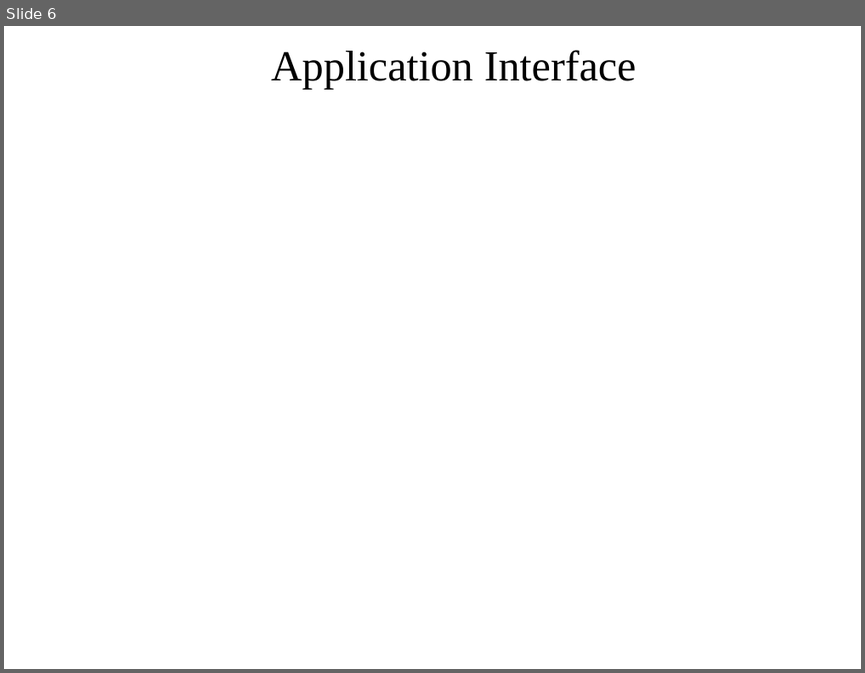
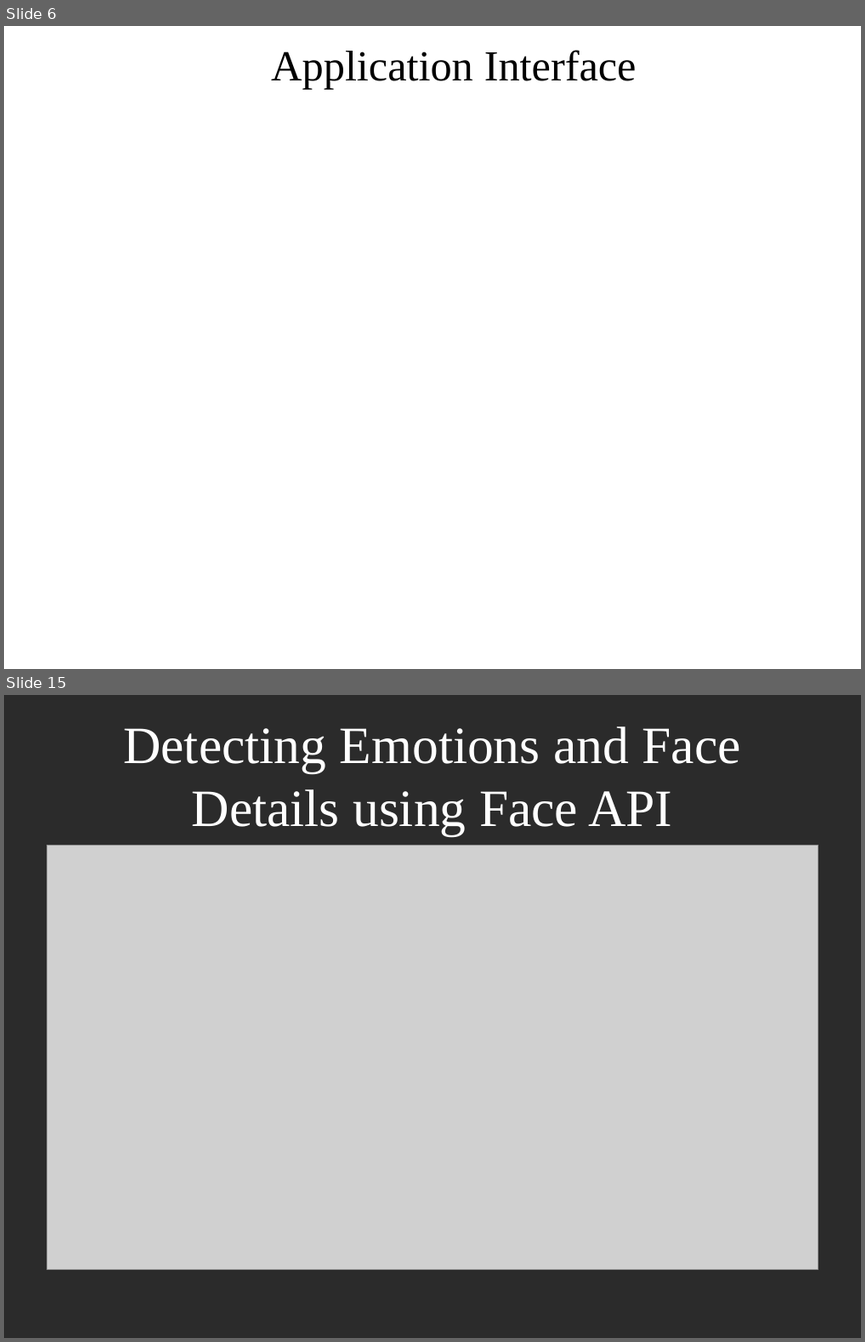
Before and after one commit to AlexSorinDragomir/EmotionalRecogntion, a slide deck: Bachelor's thesis.ppt. Shown one above the other, each under a label of ours: slide 6 before the commit, slides 6 and 15 after it; the slides between them are not shown. The pictures are 865x673 and 865x1342 pixels, drawn with LibreOffice and Linux fonts; fonts in the diff are those of the drawing; grey boxes stand for pictures; background and template pictures are left out; a plain dark background stands for a picture behind light text. Boxes give left, top, right and bottom in pixels: in the first picture for what was removed or moved away, otherwise in the second. Text is boxed around its words. In the diff, an @@ line names an element or a change of style, - is before the commit and + after.

```diff
--- a/Bachelor's thesis.ppt
+++ b/Bachelor's thesis.ppt
@@ slide 15 added at [4, 695, 861, 1338], background picture (left out) @@
@@ title added at [123, 726, 740, 836], 44 pt, text #FFFFFF @@
+Detecting Emotions and Face Details using Face API
@@ picture added at [46, 845, 818, 1269] @@
```
Also in this commit, not shown: 3 slides changed, 10 other slides added.
